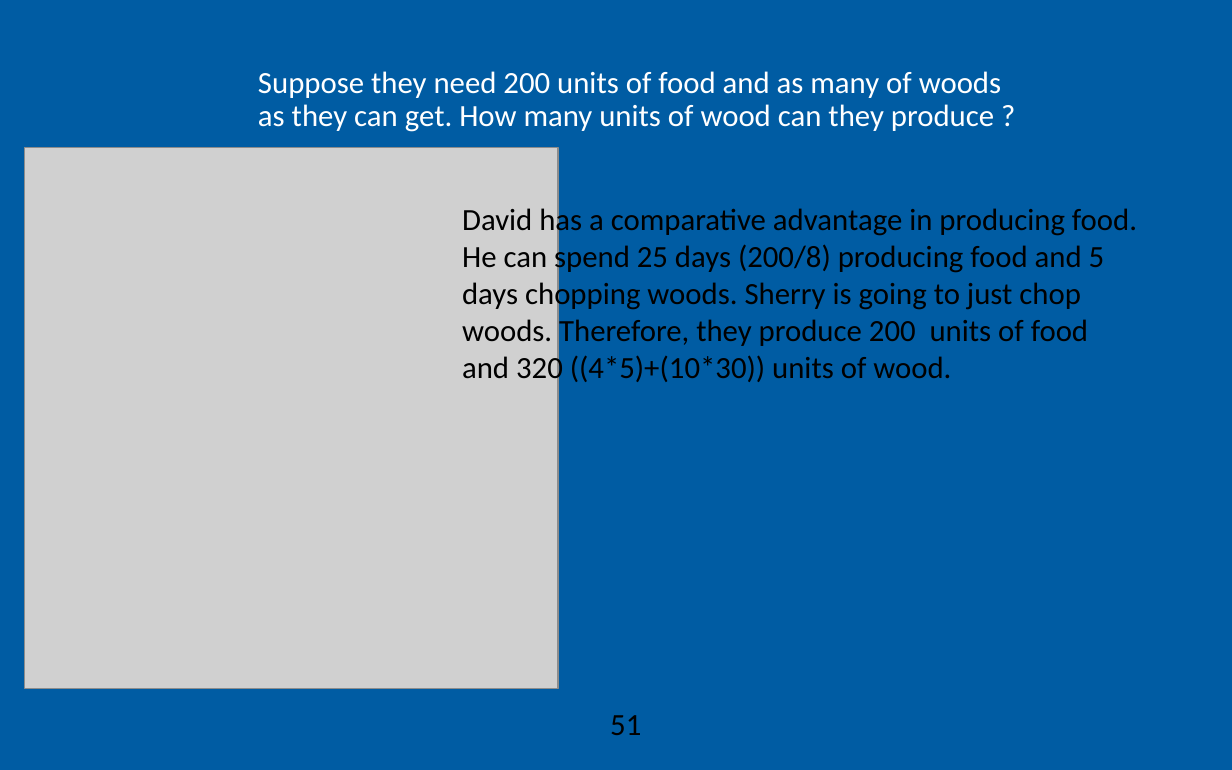
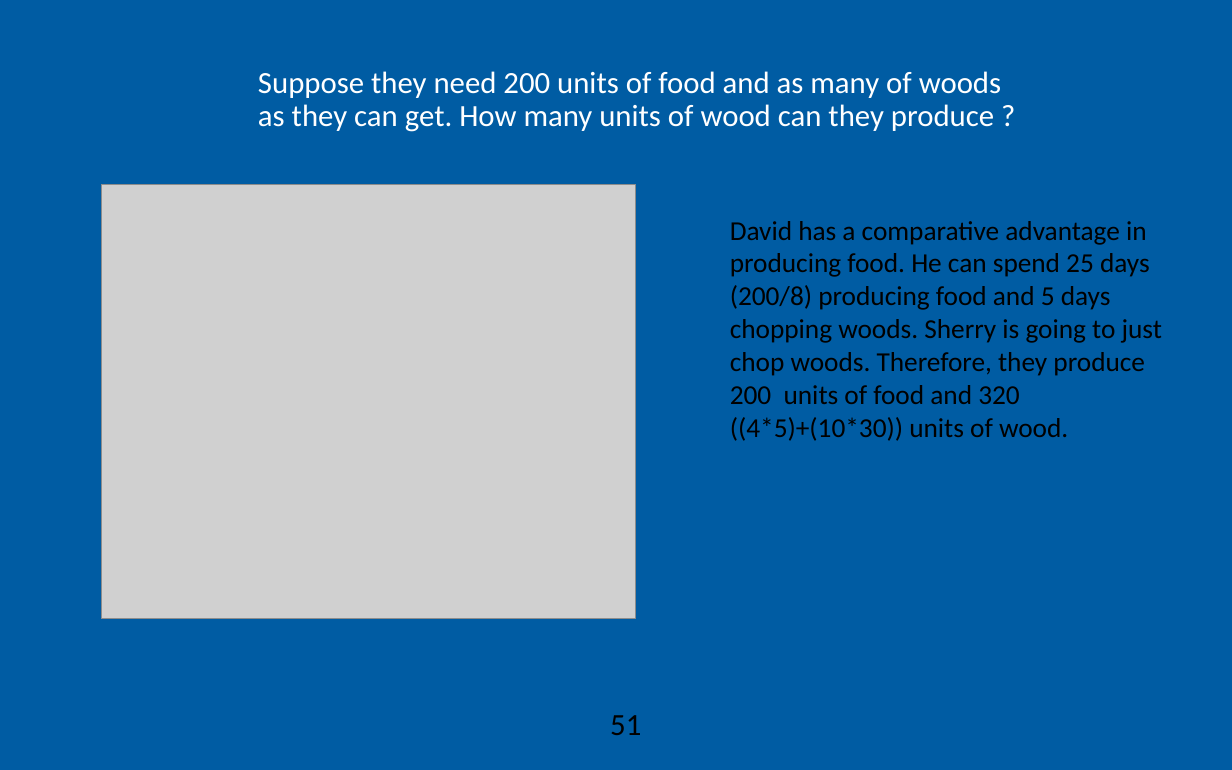
Before and after one commit to AEGDDI/idr305, a slide deck: slide 51 of lectures/L2.pptx. Drawn at 1232x770 pixels with LibreOffice and Linux fonts; fonts in the diff are those of the drawing; grey boxes stand for pictures; background and template pictures are left out. Boxes give left, top, right and bottom in pixels: in the first picture for what was removed or moved away, otherwise in the second. Text is boxed around its words. In the diff, an @@ line names an element or a change of style, - is before the commit and + after.

```diff
--- a/lectures/L2.pptx
+++ b/lectures/L2.pptx
@@ picture: place and size @@
-picture at bbox=[25, 148, 558, 689]
+picture at bbox=[101, 184, 634, 618]
@@ text "David has a comparative advantage ...": place and size @@
-text "David has a comparative advantage ..." at bbox=[462, 205, 1137, 386]
+text "David has a comparative advantage ..." at bbox=[730, 221, 1162, 441]
@@ text "David has a comparative advantage ..." at bbox=[730, 221, 1162, 441]: size 18 to 16 pt @@
```
Also in this commit, not shown: 5 other slides changed, 3 other files.
